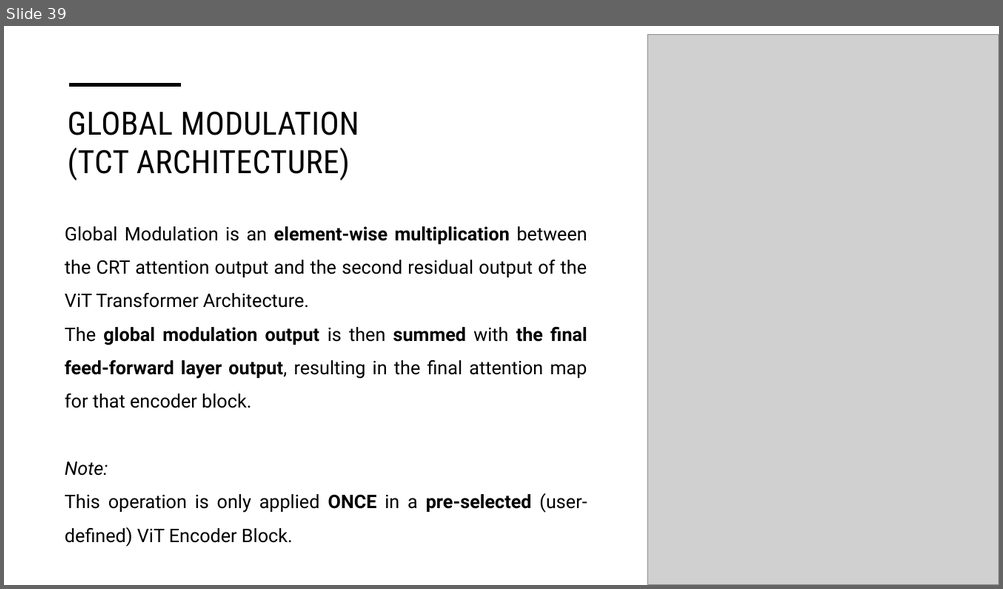
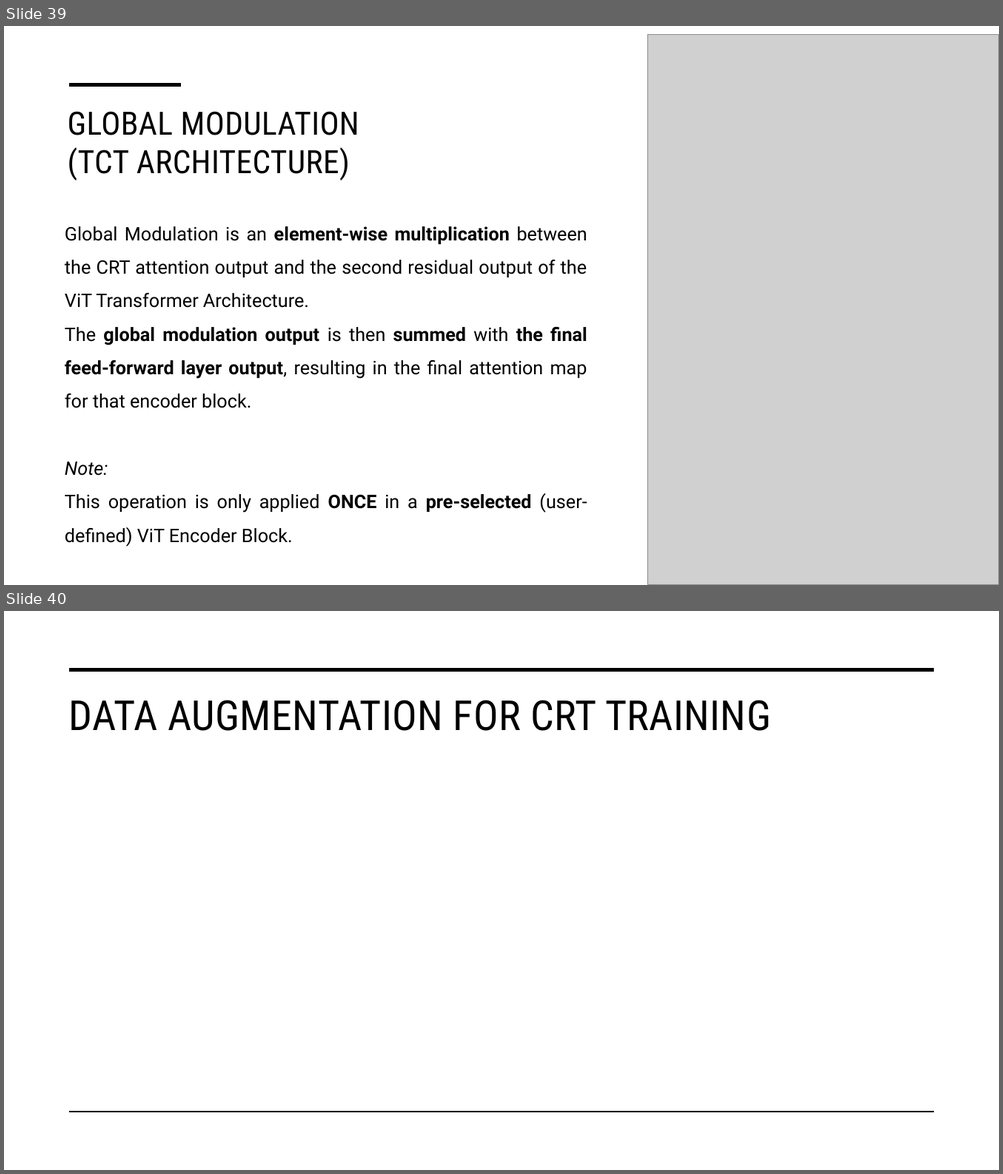
Before and after one commit to tuanisworkingonsomeprojects/TCT-visual-search, a slide deck: Presentation/FYP_NguyenTuan_Presentation.pptx. Shown one above the other, each under a label of ours: slide 39 before the commit, slides 39 and 40 after it. The pictures are 1003x589 and 1003x1174 pixels, drawn with LibreOffice and Linux fonts; fonts in the diff are those of the drawing; grey boxes stand for pictures. Boxes give left, top, right and bottom in pixels: in the first picture for what was removed or moved away, otherwise in the second. Text is boxed around its words. In the diff, an @@ line names an element or a change of style, - is before the commit and + after.

```diff
--- a/Presentation/FYP_NguyenTuan_Presentation.pptx
+++ b/Presentation/FYP_NguyenTuan_Presentation.pptx
@@ slide 40 added at [4,611,999,1170], background #FFFFFF @@
@@ line added from (70, 670) to (933, 670), #000000 3.5 pt @@
@@ title added at [68,700,771,731], 40 pt, text #000000 @@
+DATA AUGMENTATION FOR CRT TRAINING
@@ line added from (70, 1113) to (933, 1113), #000000 1 pt @@
```
Also in this commit, not shown: 2 slides changed, 1 slide removed.
